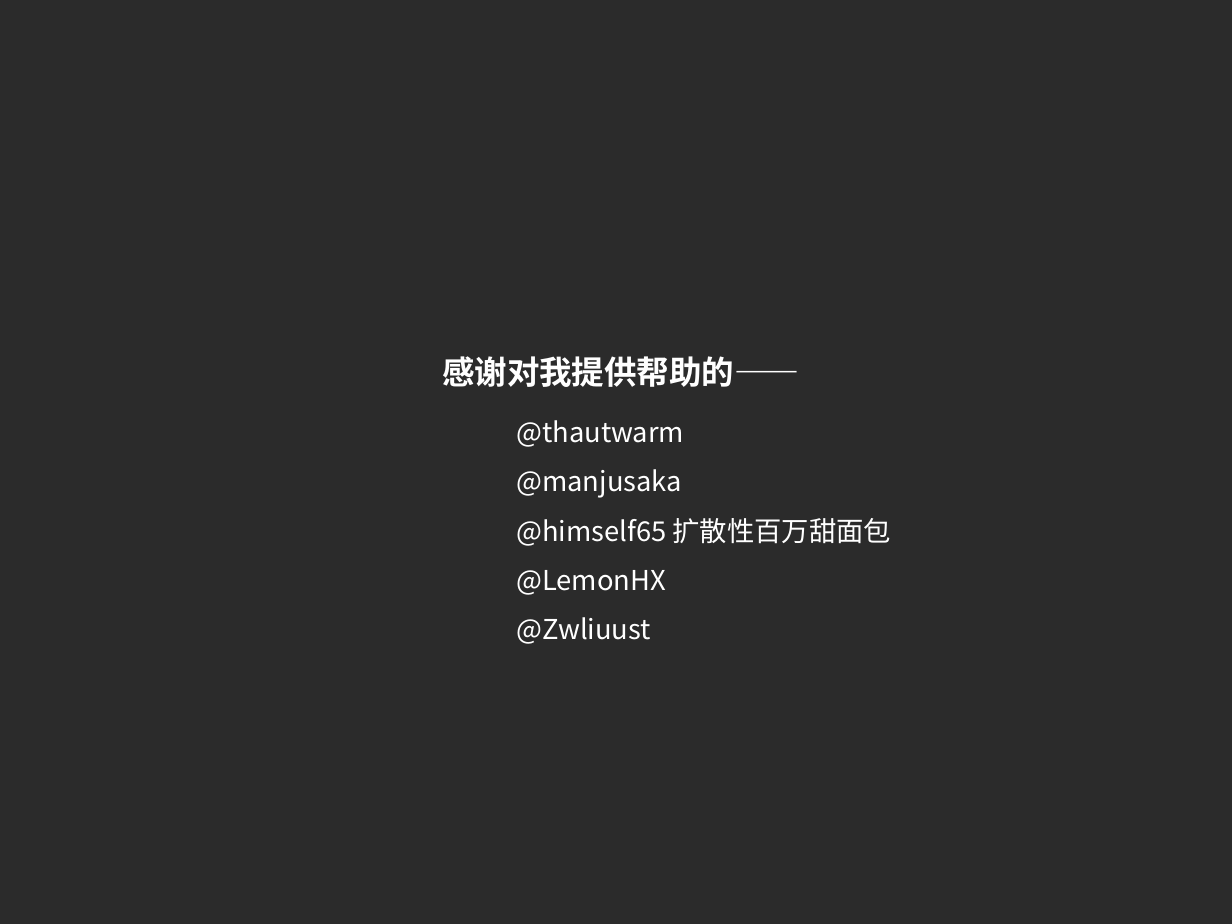
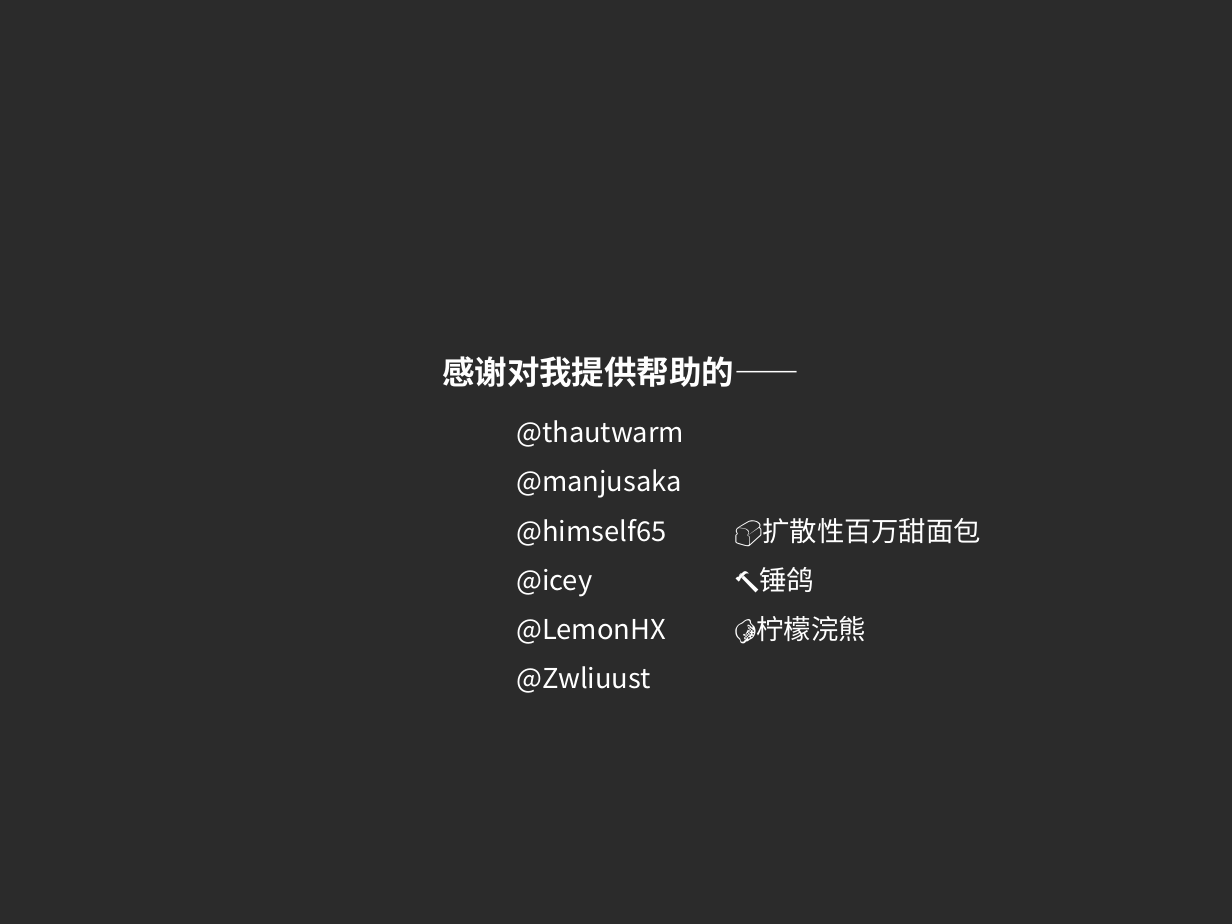
Before and after one commit to imlyzh/pycon, a slide deck: slide 41 of 静态类型的Python.pptx. Drawn at 1232x924 pixels with LibreOffice and Linux fonts; fonts in the diff are those of the drawing; background and template pictures are left out; a plain dark background stands for a picture behind light text. Boxes give left, top, right and bottom in pixels: in the first picture for what was removed or moved away, otherwise in the second. Text is boxed around its words. In the diff, an @@ line names an element or a change of style, - is before the commit and + after.

Commit message:
修改了感谢名单，添加了icey锤鸽

```diff
--- a/静态类型的Python.pptx
+++ b/静态类型的Python.pptx
@@ text at <box>516,519,980,644</box>: text changed @@
-@himself65 扩散性百万甜面包
-@LemonHX
+@himself65 🍞扩散性百万甜面包
+@icey 🔨锤鸽
+@LemonHX 🍋柠檬浣熊
```
